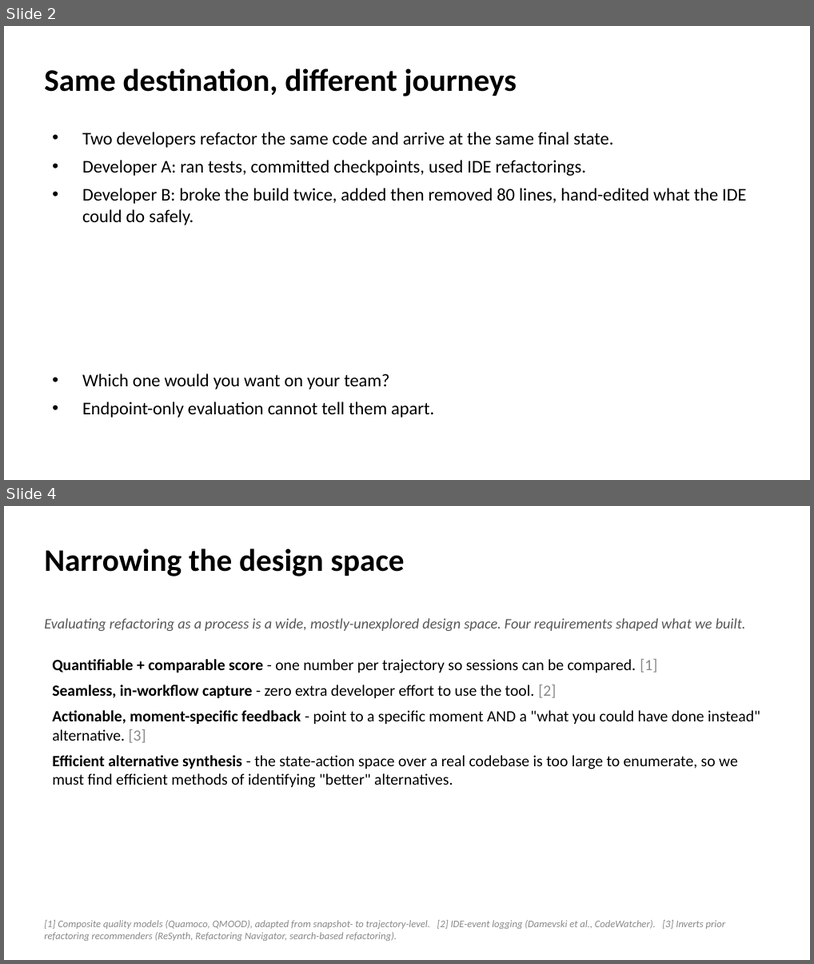
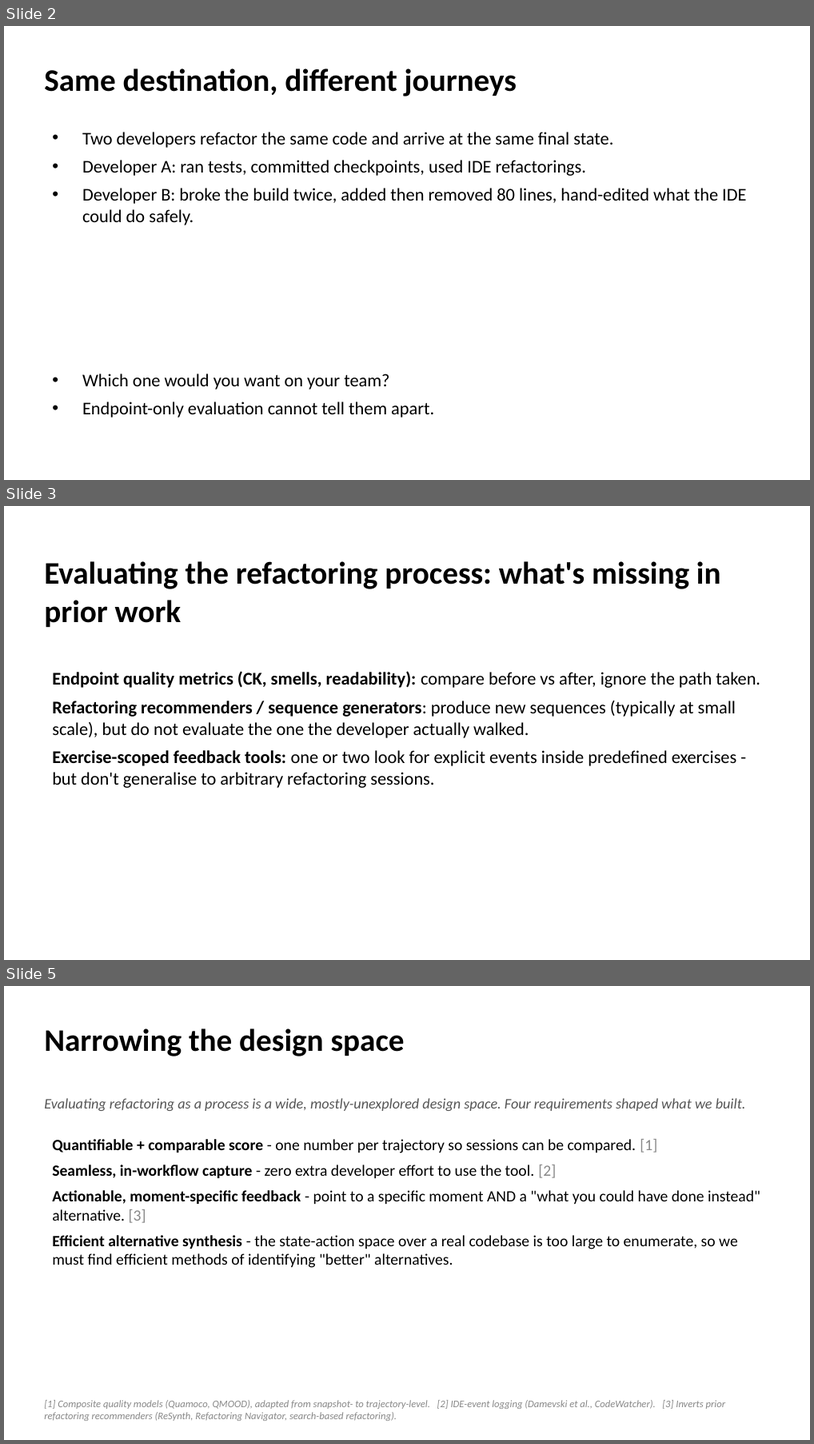
Before and after one commit to EthanHosier/fyp, a slide deck: presentation/slides.pptx. Shown one above the other, each under a label of ours: slides 2 and 4 before the commit, slides 2, 3 and 5 after it; the slides between them are not shown. The pictures are 814x964 and 814x1444 pixels, drawn with LibreOffice and Linux fonts; fonts in the diff are those of the drawing. Boxes give left, top, right and bottom in pixels: in the first picture for what was removed or moved away, otherwise in the second. Text is boxed around its words. In the diff, an @@ line names an element or a change of style, - is before the commit and + after.

```diff
--- a/presentation/slides.pptx
+++ b/presentation/slides.pptx
@@ slide 3 added at [4,506,810,960], background #FFFFFF @@
@@ text added at [44,561,722,627], 28 pt, text #000000, bold @@
+Evaluating the refactoring process: what's missing in prior work
@@ text added at [52,671,761,788], 16 pt, text #000000 @@
+• Endpoint quality metrics (CK, smells, readability): compare before vs after, ignore the path taken.
+• Refactoring recommenders / sequence generators: produce new sequences (typically at small scale), but do not evaluate the one the developer actually walked.
+• Exercise-scoped feedback tools: one or two look for explicit events inside predefined exercises - but don't generalise to arbitrary refactoring sessions.
@@ what was slide 4 is now slide 5 @@
```
Also in this commit, not shown: 4 slides changed, 1 other slide added, 1 slide removed, 5 other files.
